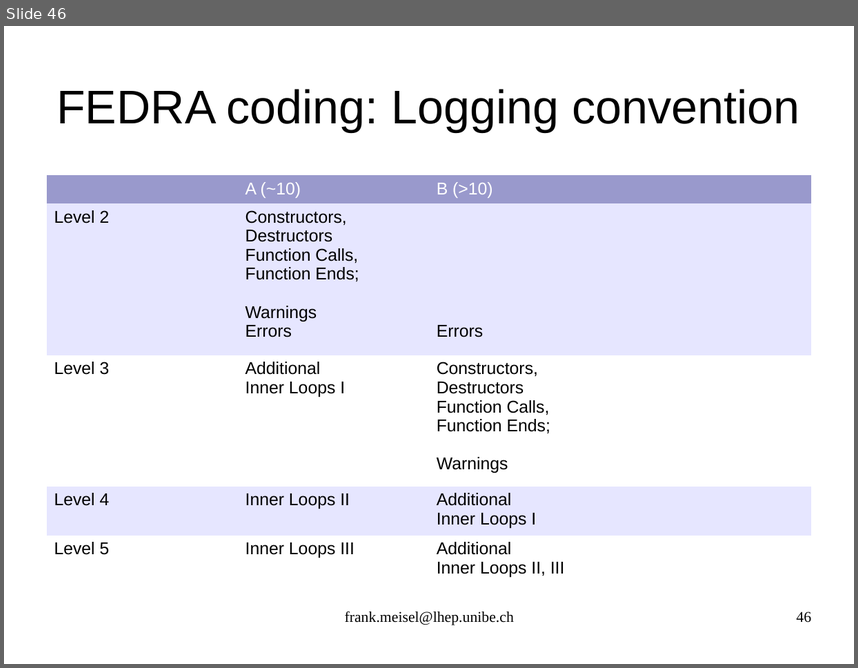
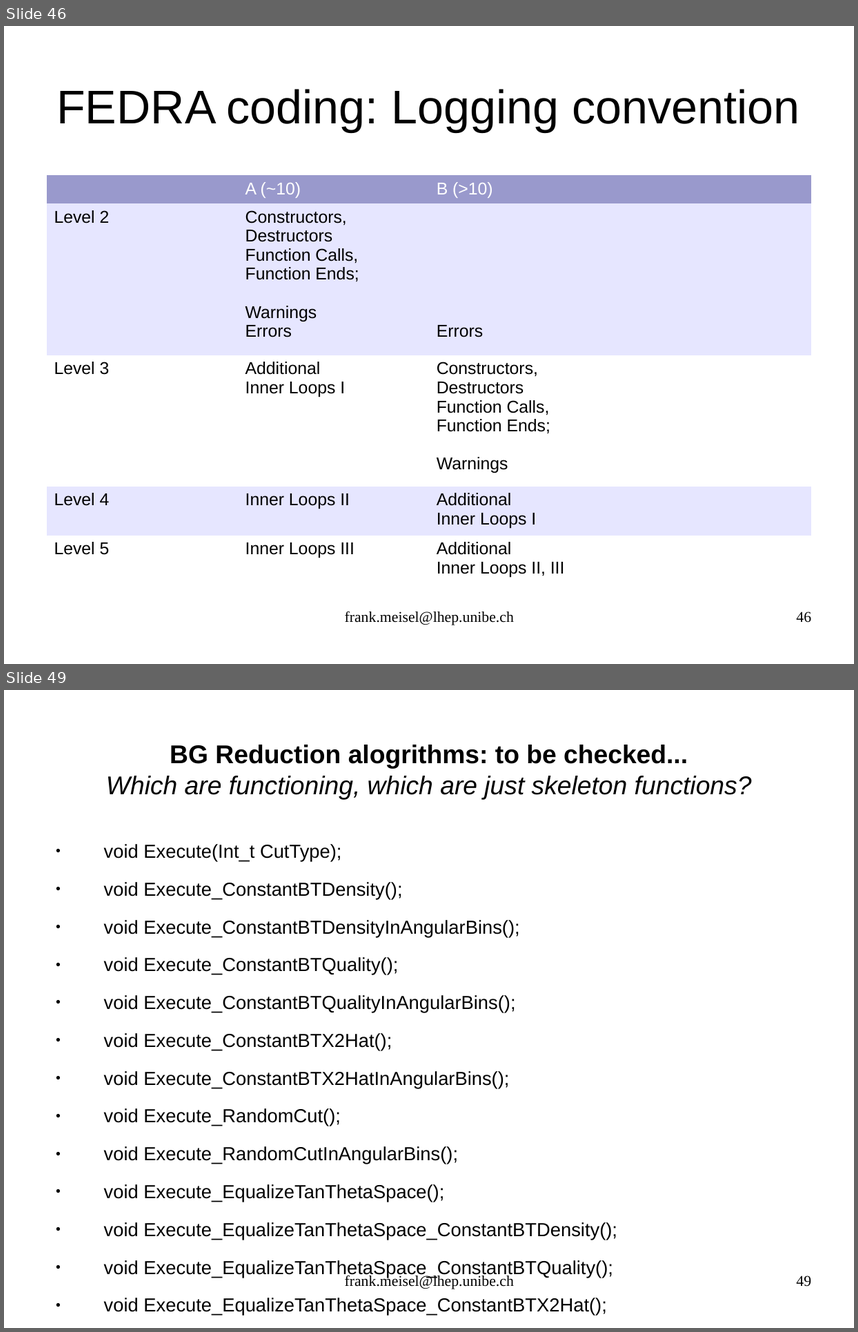
Before and after one commit to antonioiuliano2/fedra, a slide deck: src/libShower/documentation/libShowerMANUAL.odp. Shown one above the other, each under a label of ours: slide 46 before the commit, slides 46 and 49 after it; the slides between them are not shown. The pictures are 858x668 and 858x1332 pixels, drawn with LibreOffice and Linux fonts; fonts in the diff are those of the drawing. Boxes give left, top, right and bottom in pixels: in the first picture for what was removed or moved away, otherwise in the second. Text is boxed around its words. In the diff, an @@ line names an element or a change of style, - is before the commit and + after.

```diff
--- a/src/libShower/documentation/libShowerMANUAL.odp
+++ b/src/libShower/documentation/libShowerMANUAL.odp
@@ slide 49 added at (x1=4, y1=690, x2=854, y2=1328), background #FFFFFF @@
@@ title added at (x1=106, y1=745, x2=752, y2=799), 24 pt, text #000000, italic @@
+BG Reduction alogrithms: to be checked...
+Which are functioning, which are just skeleton functions?
@@ text added at (x1=104, y1=844, x2=617, y2=1314), 17.6 pt, text #000000 @@
+● void Execute(Int_t CutType);
+● void Execute_ConstantBTDensity();
+● void Execute_ConstantBTDensityInAngularBins();
+● void Execute_ConstantBTQuality();
+● void Execute_ConstantBTQualityInAngularBins();
+● void Execute_ConstantBTX2Hat();
+● void Execute_ConstantBTX2HatInAngularBins();
+● void Execute_RandomCut();
+● void Execute_RandomCutInAngularBins();
+● void Execute_EqualizeTanThetaSpace();
+● void Execute_EqualizeTanThetaSpace_ConstantBTDensity();
+● void Execute_EqualizeTanThetaSpace_ConstantBTQuality();
+● void Execute_EqualizeTanThetaSpace_ConstantBTX2Hat();
+● void Execute_EqualizeTanThetaSpace_RandomCut();
@@ text added at (x1=345, y1=1274, x2=514, y2=1289), 14 pt, text #000000 @@
+frank.meisel@lhep.unibe.ch
@@ page number added at (x1=796, y1=1275, x2=811, y2=1286), 14 pt, text #000000 @@
+49
```
Also in this commit, not shown: 2 other slides added, 4 other files.
